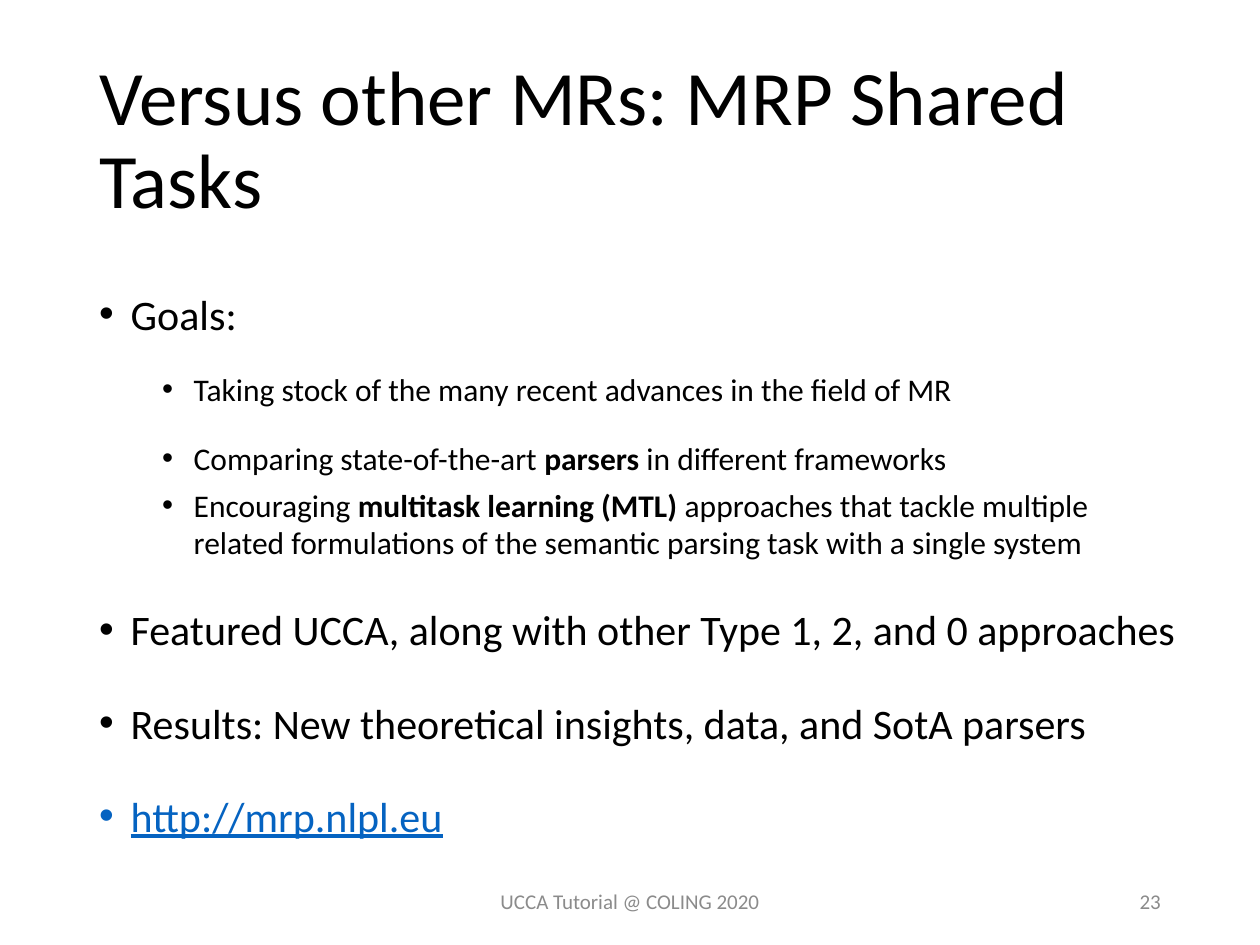
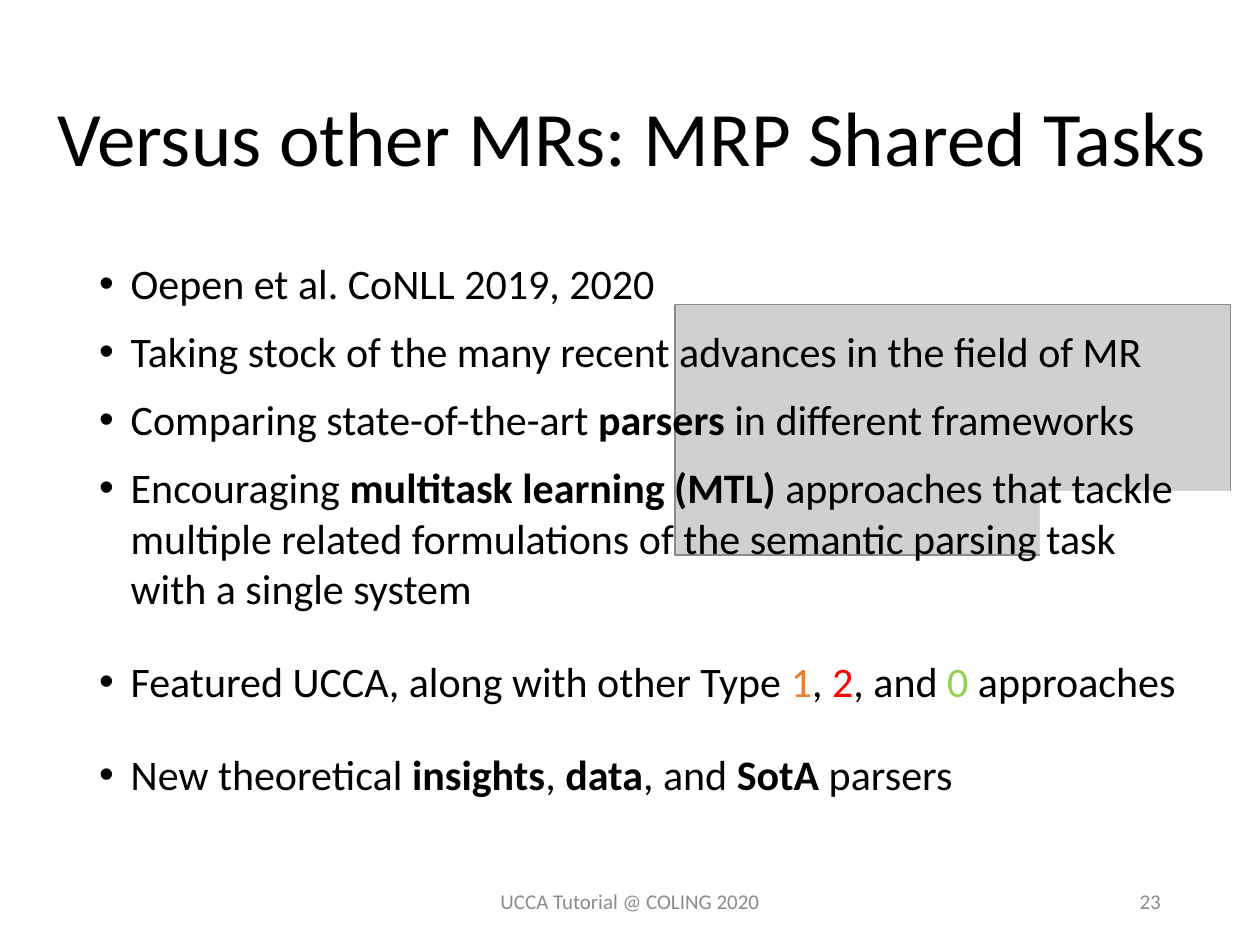
Before and after one commit to UniversalConceptualCognitiveAnnotation/tutorial, a slide deck: slide 23 of UCCA Extensions Comparison.pptx. Drawn at 1260x945 pixels with LibreOffice and Linux fonts; fonts in the diff are those of the drawing; grey boxes stand for pictures. Boxes give left, top, right and bottom in pixels: in the first picture for what was removed or moved away, otherwise in the second. Text is boxed around its words. In the diff, an @@ line names an element or a change of style, - is before the commit and + after.

```diff
--- a/UCCA Extensions Comparison.pptx
+++ b/UCCA Extensions Comparison.pptx
@@ title "Versus other MRs: MRP Shared ..." moved from (x1=99, y1=71, x2=1067, y2=209) to (x1=57, y1=112, x2=1206, y2=167) @@
@@ title "Versus other MRs: MRP Shared ..." at (x1=57, y1=112, x2=1206, y2=167): alignment left to centre @@
@@ text at (x1=131, y1=269, x2=654, y2=306): text changed @@
-• Goals:
+• Oepen et al. CoNLL 2019, 2020
@@ picture added at (x1=675, y1=305, x2=1231, y2=556) @@
@@ text at (x1=131, y1=337, x2=1176, y2=705): size 18 to 24 pt in "Taking stock of the many recent advances ...", "Comparing state-of-the-art parsers in different frameworks", "Encouraging multitask learning (MTL) approaches that tackle ..."; text colour #000000 to #ED7D31 in "1,"; text colour #000000 to #FF0000 in "2,"; text colour #000000 to #92D050 in "0"; list level 2 to 1 in "Taking stock of the many ..."; line spacing 1.6 to 1; list level 2 to 1 in "Comparing state-of-the-art parsers in different ..."; list level 2 to 1 in "Encouraging multitask learning (MTL) approaches ..." @@
@@ rectangle added at (x1=1040, y1=491, x2=1231, y2=563), fill #FFFFFF @@
@@ text at (x1=131, y1=760, x2=953, y2=797): text changed @@
-• Results: New theoretical insights, data, and SotA parsers
-• http://mrp.nlpl.eu
+• New theoretical insights, data, and SotA parsers
```
Also in this commit, not shown: 18 other slides changed, 1 slide added, 1 other file.
